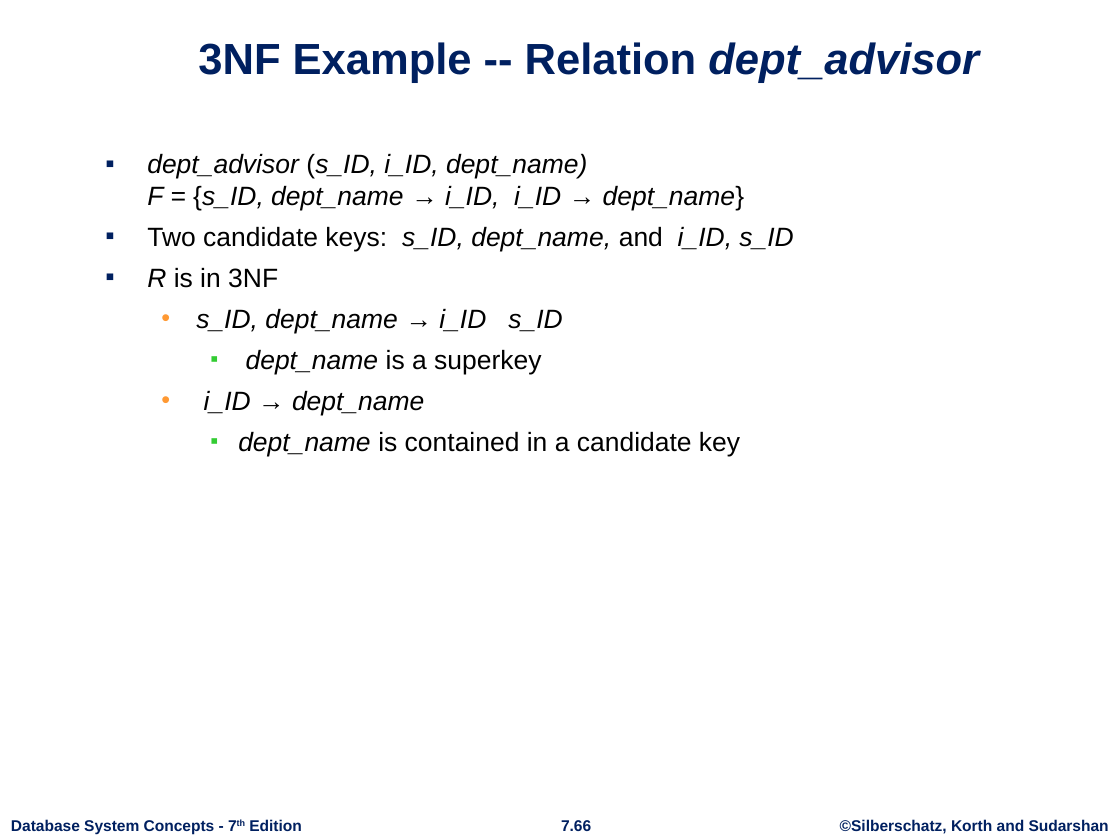
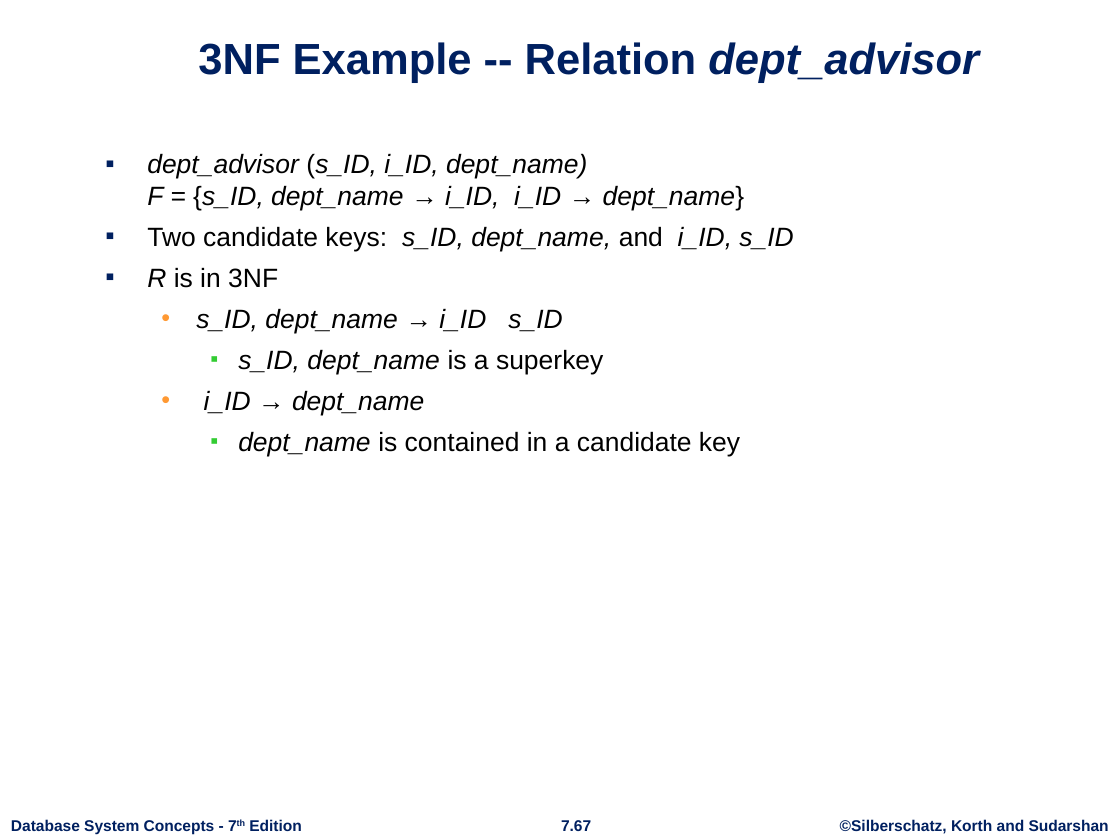
Before and after one commit to FergieLigaLlj/CISC3000-Introduction-to-Data-Base-Systems, a slide deck: slide 67 of Lecture Notes/ch7.pptx (slide 66 before the commit). Drawn at 1120x840 pixels with LibreOffice and Linux fonts; fonts in the diff are those of the drawing; background and template pictures are left out. Boxes give left, top, right and bottom in pixels: in the first picture for what was removed or moved away, otherwise in the second. Text is boxed around its words. In the diff, an @@ line names an element or a change of style, - is before the commit and + after.

```diff
--- a/Lecture Notes/ch7.pptx
+++ b/Lecture Notes/ch7.pptx
@@ text at box(238, 349, 603, 374): text changed; italic on @@
-    ▪ dept_name is a superkey
+    ▪ s_ID, dept_name is a superkey
@@ page number at box(561, 820, 591, 831): text changed @@
-7.66
+7.67
```
Also in this commit, not shown: 12 other slides changed, 1 slide added, 21 other files.
